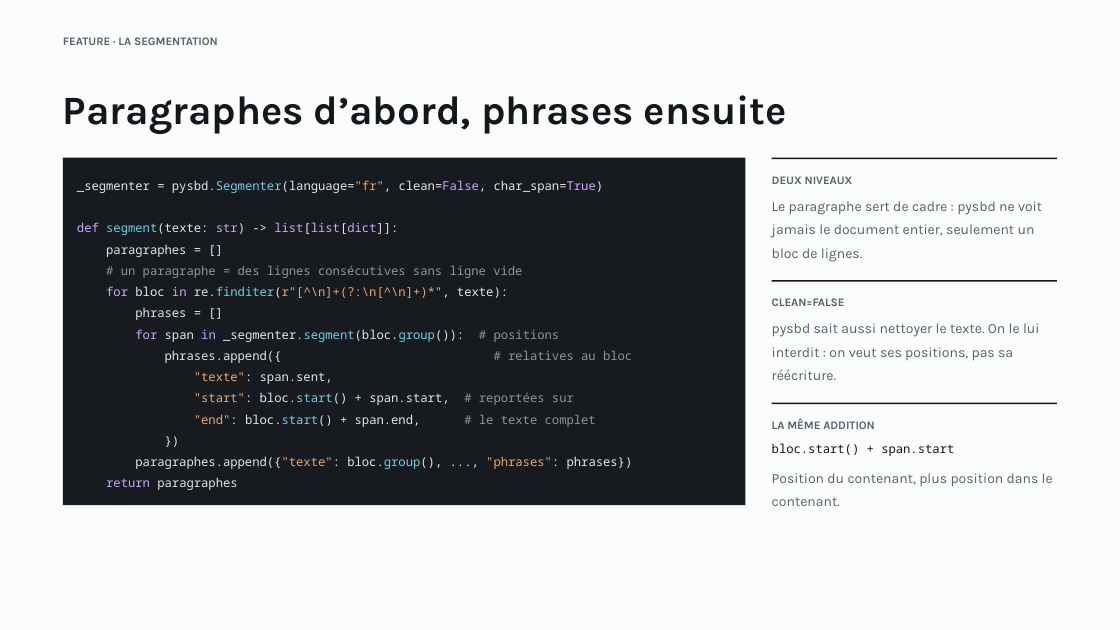
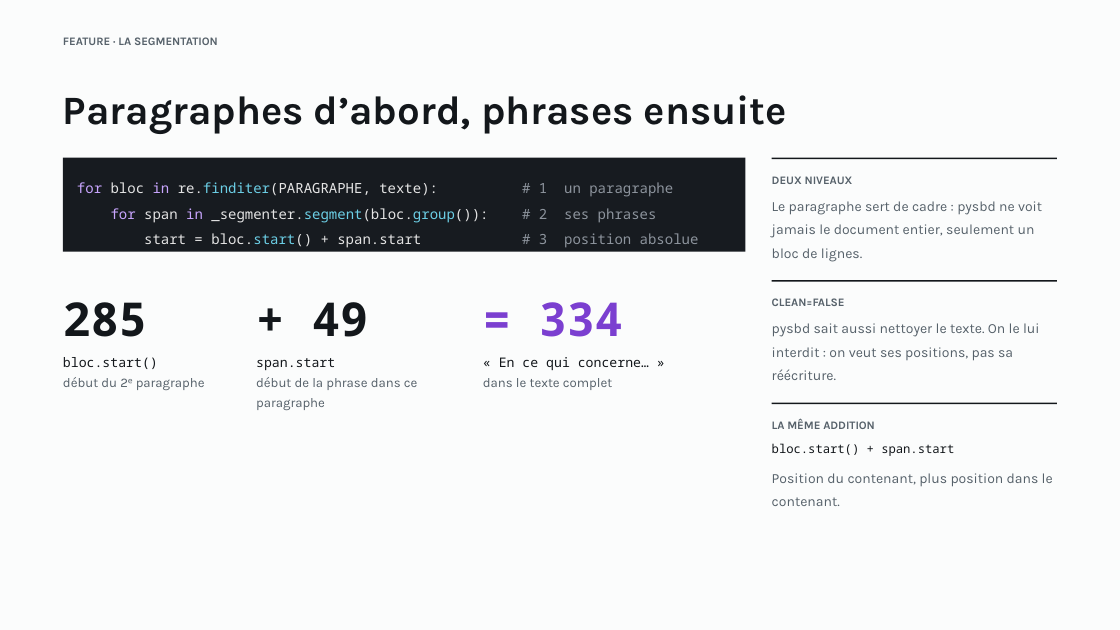
Before and after one commit to lhubeaux/final_project, a slide deck: slide 14 of docs/soutenance.pptx (slide 13 before the commit). Drawn at 1120x630 pixels with LibreOffice and Linux fonts; fonts in the diff are those of the drawing. Boxes give left, top, right and bottom in pixels: in the first picture for what was removed or moved away, otherwise in the second. Text is boxed around its words. In the diff, an @@ line names an element or a change of style, - is before the commit and + after.

```diff
--- a/docs/soutenance.pptx
+++ b/docs/soutenance.pptx
@@ rectangle: place and size @@
-rectangle at <box>63,158,745,506</box>
+rectangle at <box>63,158,745,252</box>
@@ text at <box>77,182,699,248</box>: text changed; size 10.5 to 12 pt @@
-_segmenter = pysbd.Segmenter(language="fr", clean=False, char_span=True)
-def segment(texte: str) -> list[list[dict]]:
-paragraphes = []
-# un paragraphe = des lignes consécutives sans ligne vide
-for bloc in re.finditer(r"[^\n]+(?:\n[^\n]+)*", texte):
-phrases = []
-for span in _segmenter.segment(bloc.group()): # positions
-phrases.append({ # relatives au bloc
-"texte": span.sent,
-"start": bloc.start() + span.start, # reportées sur
-"end": bloc.start() + span.end, # le texte complet
-})
-paragraphes.append({"texte": bloc.group(), ..., "phrases": phrases})
-return paragraphes
+for bloc in re.finditer(PARAGRAPHE, texte): # 1 un paragraphe
+for span in _segmenter.segment(bloc.group()): # 2 ses phrases
+start = bloc.start() + span.start # 3 position absolue
@@ text added at <box>63,302,205,390</box>, 11.2 pt, text #56616A @@
+285
+bloc.start()
+début du 2ᵉ paragraphe
@@ text added at <box>256,302,418,410</box>, 11.2 pt, text #56616A @@
++ 49
+span.start
+début de la phrase dans ce paragraphe
@@ text added at <box>483,302,649,390</box>, 11.2 pt, text #13171B @@
+= 334
+« En ce qui concerne… »
+dans le texte complet
```
Also in this commit, not shown: 8 other slides changed, 2 slides added, 2 slides removed, 1 other file.
